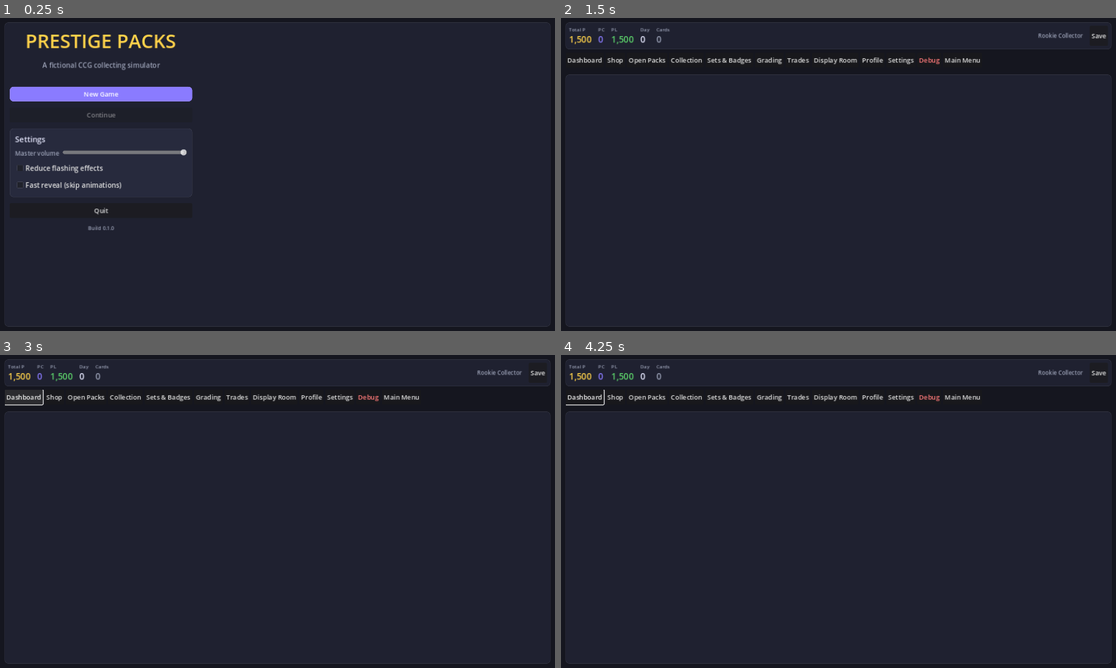
Above: before the commit, frames 1-4 (two rows, left to right).
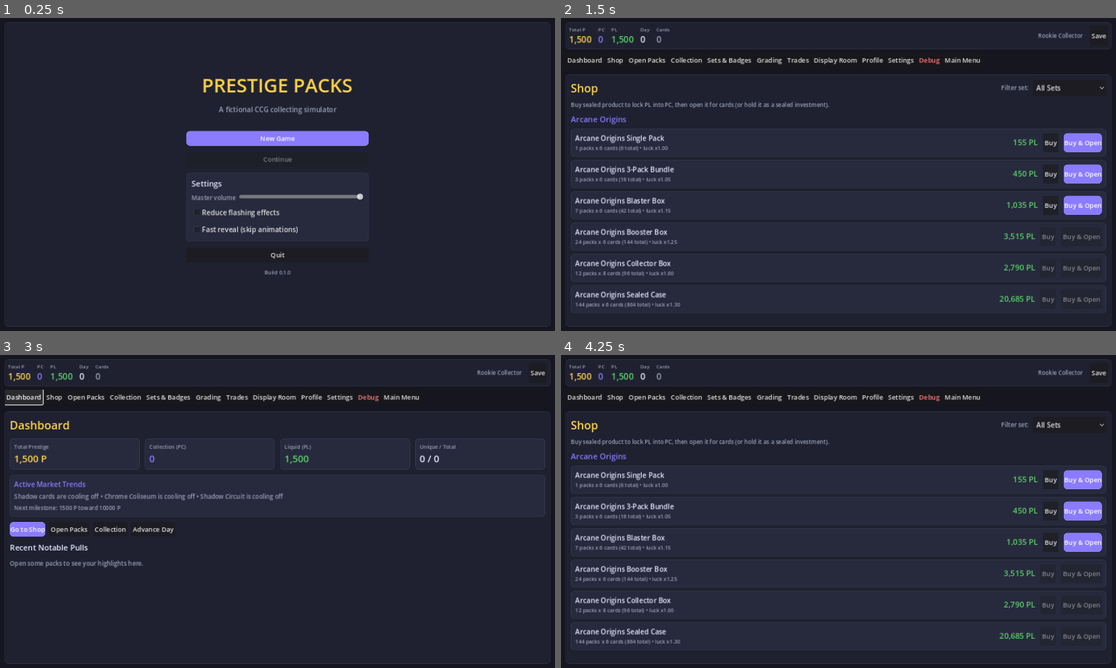
Above: after the commit, the same moments.

Repository: notes4taylor-cyber/Repository
Game: Godot game, scene res://src/ui/Main.tscn
Same seed, same stepped clock (60 frames per second), same inputs: the game is played once before the commit and once after it.
Inputs (mouse positions are in pixels of both pictures, inside the frame that each line leads up to):
- Up to frame 1 (0.25 s): no input
- Up to frame 2 (1.5 s): click "New Game" at 0.5 s; click "Go to Shop" at 1.25 s
- Up to frame 3 (3 s): click (27, 539) at 2 s, where only the run before the commit has a clickable "Go to Shop"; click "Dashboard" at 2.75 s
- Up to frame 4 (4.25 s): click "Go to Shop" at 3.5 s

The runs differ from the first frame. In frame 1, 6.9% of the frame differs, in the area x 1-67%, y 5-82%; in frame 2, 5.1%; in frame 3, 2.5%; in frame 4, 5.1%.

Commit message:
Fix screen layout: stretch screen root so ScrollContainer content is visible
ScreenBase extended a plain Control, which does not lay out its children, so
each screen's root only received its minimum height and the trailing
ScrollContainer collapsed to ~0px — making all list/body content invisible
(dashboard body, shop product list, collection rows, etc.). ScreenBase now
extends MarginContainer so the root child fills the content area.

Also adds tools/Screenshot.gd|tscn, an offscreen render harness used to
capture the running UI for verification.

Co-Authored-By: Claude Opus 4.8 <noreply@anthropic.com>
Claude-Session: https://claude.ai/code/session_01PX9fX1wLA8rsHde2U6GnPR

Diff:
--- a/src/ui/ScreenBase.gd
+++ b/src/ui/ScreenBase.gd
@@ -1,8 +1,12 @@
 class_name ScreenBase
-extends Control
+extends MarginContainer
 ## Base for every in-game screen. Subclasses override build() to construct their
 ## UI once, and refresh() to update dynamic content. Main wires `main` so screens
 ## can request navigation and shared dialogs.
+##
+## Extends MarginContainer (not a plain Control) so a screen's single root child
+## is stretched to fill the content area — otherwise a trailing ScrollContainer
+## collapses to its minimum height and its contents become invisible.
 
 var main: Node = null
 var _built := false
--- /dev/null
+++ b/tools/Screenshot.gd
@@ -0,0 +1,65 @@
+extends Node
+## Offscreen screenshot tool: boots the real Main scene under a virtual display
+## and saves PNGs of several screens so the game can be "seen" running headlessly.
+## Run: xvfb-run -s "-screen 0 1400x900x24" godot res://tools/Screenshot.tscn
+
+const OUT := "/home/user/Repository/shots/"
+var main: Control
+
+func _ready() -> void:
+	DirAccess.make_dir_recursive_absolute(OUT)
+	main = load("res://src/ui/Main.tscn").instantiate()
+	add_child(main)
+	await _settle()
+	await _shot("01_main_menu")
+
+	Game.new_game(424242)
+	main.enter_game()
+	Game.debug_add_pl(25000.0)
+	await _settle()
+	await _shot("02_dashboard")
+
+	main.goto("shop")
+	await _settle()
+	await _shot("03_shop")
+
+	# Open a collector box on the open screen to show a rich reveal.
+	var pid: String = "%s_collector_box" % ContentDB.set_order[1]
+	Game.buy_product(pid)
+	main.goto("open")
+	await _settle()
+	Game.open_unit(pid)
+	await _settle()
+	await _shot("04_pack_opening")
+
+	# Populate more, force some grails, then show collection + sets.
+	Game.debug_force_pull("oneofone")
+	Game.debug_force_pull("serialized")
+	Game.debug_force_pull("legendary")
+	Game.debug_complete_set(ContentDB.set_order[0])
+	main.goto("collection")
+	await _settle()
+	await _shot("05_collection")
+
+	main.goto("sets")
+	await _settle()
+	await _shot("06_sets_badges")
+
+	Trades.refresh()
+	main.goto("trades")
+	await _settle()
+	await _shot("07_trades")
+
+	print("SCREENSHOTS DONE")
+	get_tree().quit(0)
+
+func _settle() -> void:
+	for _i in range(4):
+		await get_tree().process_frame
+	await RenderingServer.frame_post_draw
+
+func _shot(name: String) -> void:
+	var img := get_viewport().get_texture().get_image()
+	var path := OUT + name + ".png"
+	var err := img.save_png(path)
+	print("  saved %s (%s)" % [path, "ok" if err == OK else "ERR %d" % err])
--- /dev/null
+++ b/tools/Screenshot.tscn
@@ -0,0 +1,6 @@
+[gd_scene load_steps=2 format=3]
+
+[ext_resource type="Script" path="res://tools/Screenshot.gd" id="1_shot"]
+
+[node name="Screenshot" type="Node"]
+script = ExtResource("1_shot")
Not shown, changed: .gitignore
